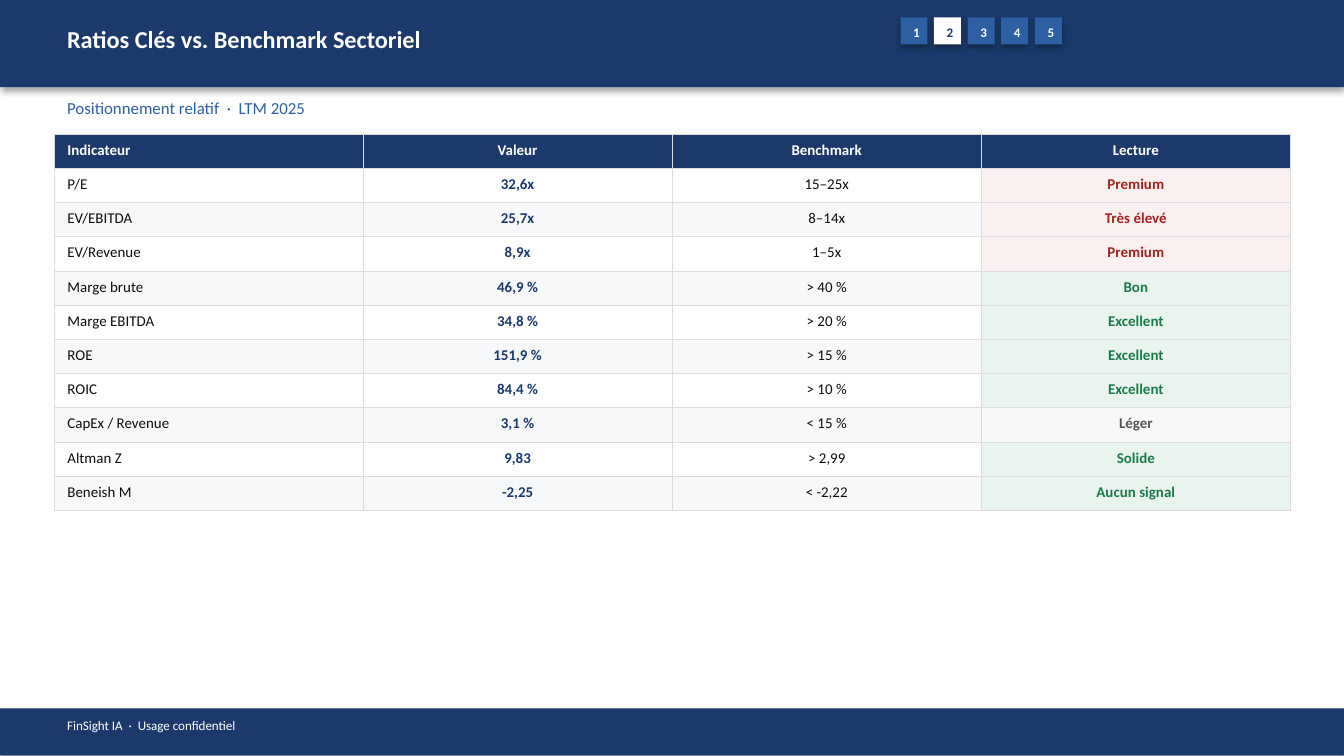
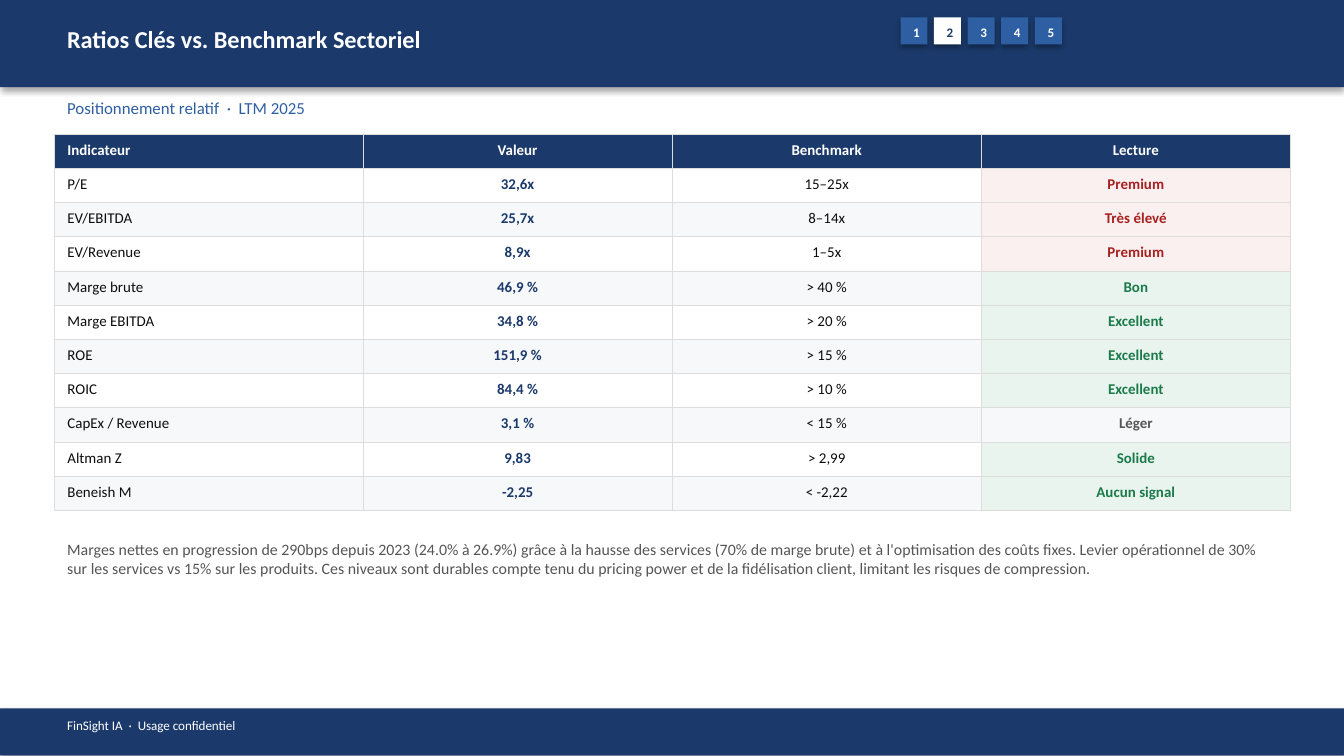
Before and after one commit to baptistejeh07-art/finsight-ia, a slide deck: slide 10 of preview/AAPL/AAPL_pitchbook.pptx. Drawn at 1344x756 pixels with LibreOffice and Linux fonts; fonts in the diff are those of the drawing. Boxes give left, top, right and bottom in pixels: in the first picture for what was removed or moved away, otherwise in the second. Text is boxed around its words. In the diff, an @@ line names an element or a change of style, - is before the commit and + after.

```diff
--- a/preview/AAPL/AAPL_pitchbook.pptx
+++ b/preview/AAPL/AAPL_pitchbook.pptx
@@ text added at [67, 543, 1255, 577], 8.5 pt, text #555555 @@
+Marges nettes en progression de 290bps depuis 2023 (24.0% à 26.9%) grâce à la hausse des services (70% de marge brute) et à l'optimisation des coûts fixes. Levier opérationnel de 30% sur les services vs 15% sur les produits. Ces niveaux sont durables compte tenu du pricing power et de la fidélisation client, limitant les risques de compression.
```
Also in this commit, not shown: 14 other slides changed, 4 other files.
